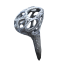
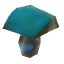
Layer changes from the first 64 x 64 image to the second:
hid "PircedMushroomSprite.png" over (13, 6, 45, 61)
added layer "MushroomBlue" above "White" over (2, 4, 60, 61)
